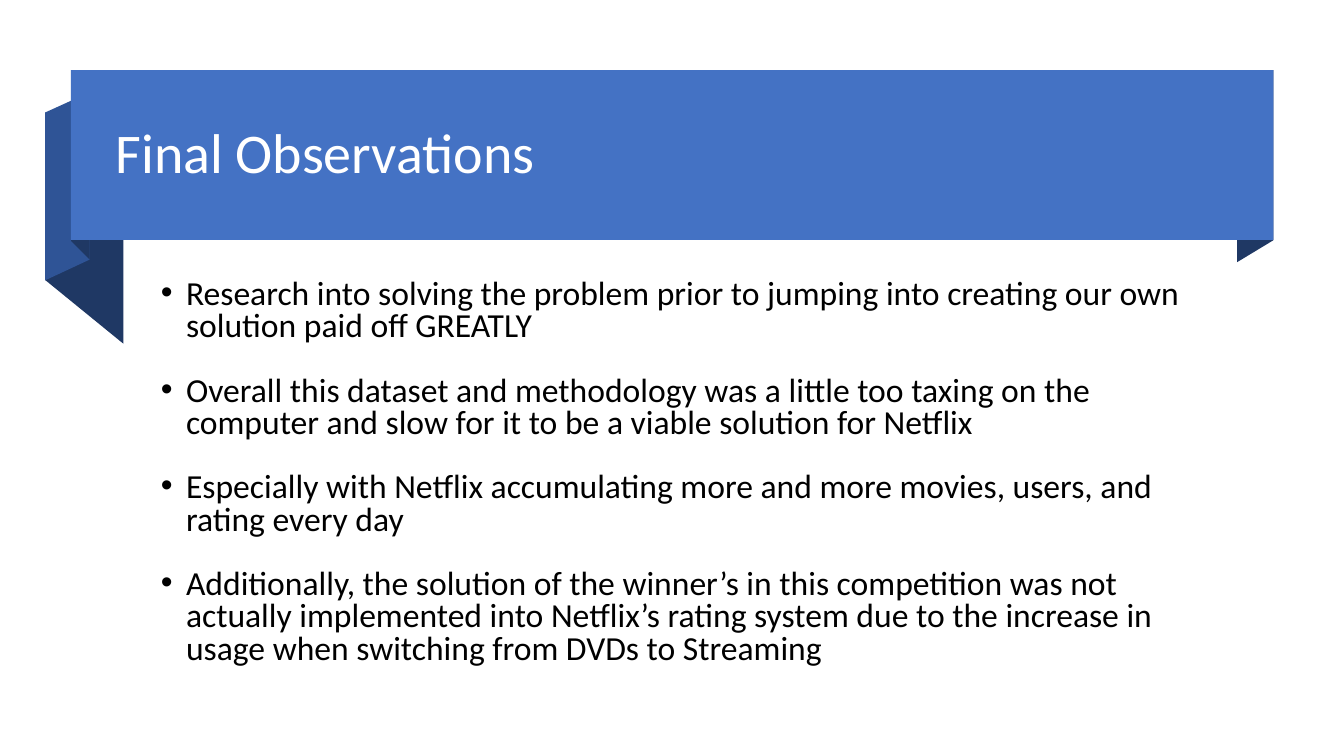
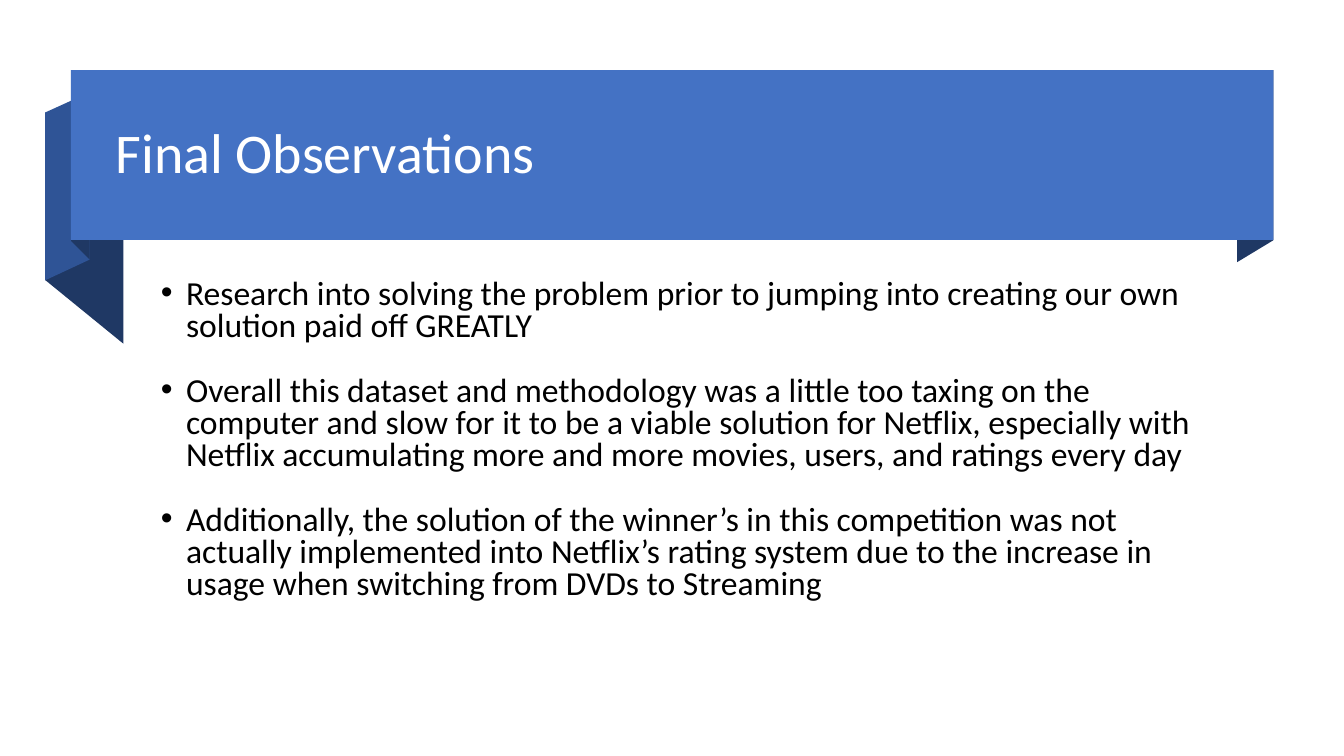
Before and after one commit to lorettac953/Final-Project---Netflix-Ratings, a slide deck: slide 12 of Netflix Movie Recommendations - Final Project - Team Six.pptx. Drawn at 1344x756 pixels with LibreOffice and Linux fonts; fonts in the diff are those of the drawing. Boxes give left, top, right and bottom in pixels: in the first picture for what was removed or moved away, otherwise in the second. Text is boxed around its words. In the diff, an @@ line names an element or a change of style, - is before the commit and + after.

Commit message:
Update PPT

```diff
--- a/Netflix Movie Recommendations - Final Project - Team Six.pptx
+++ b/Netflix Movie Recommendations - Final Project - Team Six.pptx
@@ text at (186,378,1190,472): text changed @@
-• Overall this dataset and methodology was a little too taxing on the computer and slow for it to be a viable solution for Netflix
-• Especially with Netflix accumulating more and more movies, users, and rating every day
+• Overall this dataset and methodology was a little too taxing on the computer and slow for it to be a viable solution for Netflix, especially with Netflix accumulating more and more movies, users, and ratings every day
```
